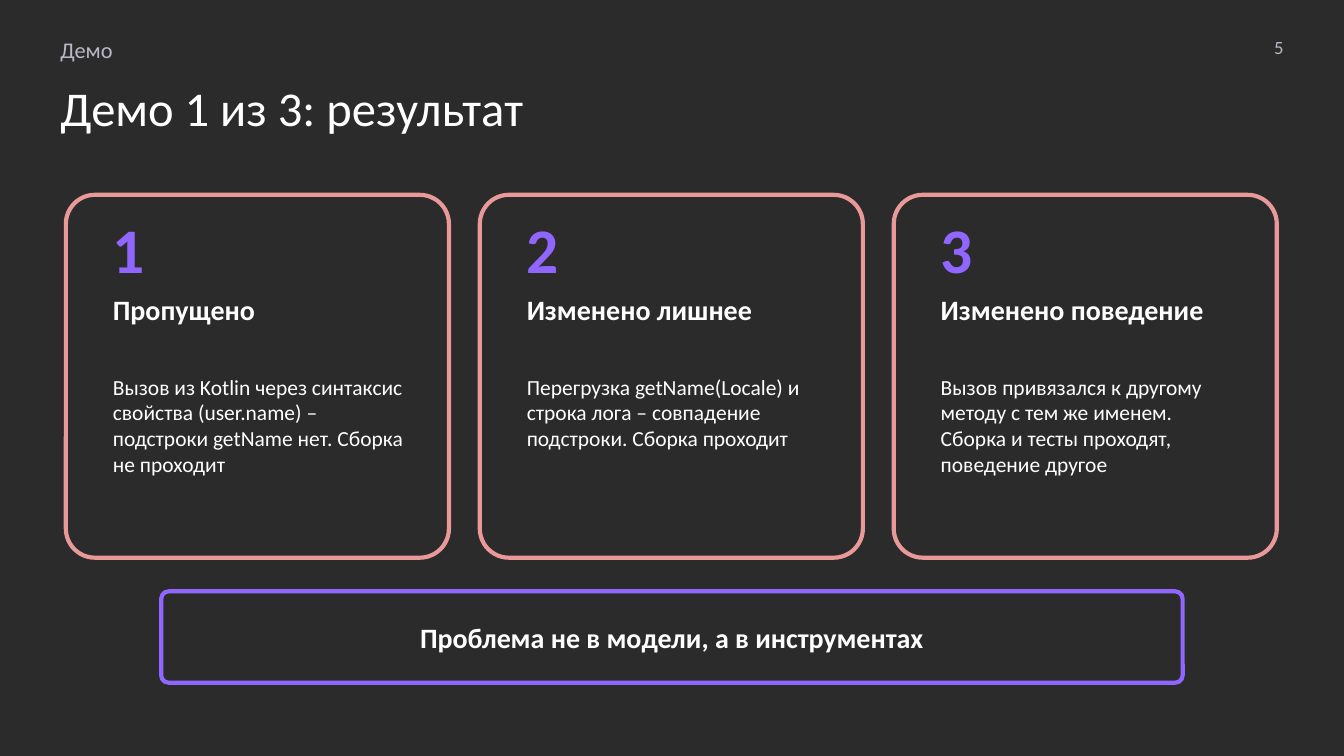
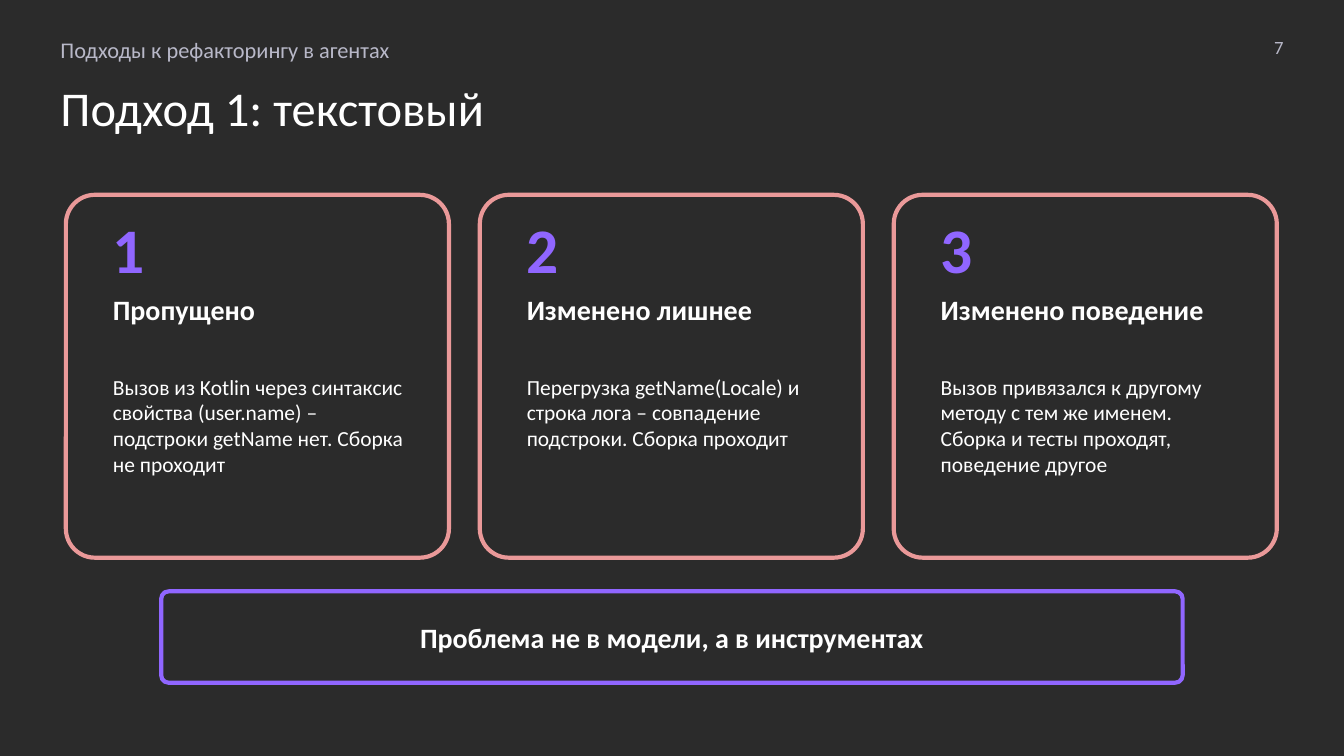
Before and after one commit to MchKosticyn/ide-refactoring-in-ai-agents, a slide deck: slide 7 of Доклад_ Рефакторинг в ИИ-агентах.pptx (slide 5 before the commit). Drawn at 1344x756 pixels with LibreOffice and Linux fonts; fonts in the diff are those of the drawing; background and template pictures are left out; a plain dark background stands for a picture behind light text. Boxes give left, top, right and bottom in pixels: in the first picture for what was removed or moved away, otherwise in the second. Text is boxed around its words. In the diff, an @@ line names an element or a change of style, - is before the commit and + after.

```diff
--- a/Доклад_ Рефакторинг в ИИ-агентах.pptx
+++ b/Доклад_ Рефакторинг в ИИ-агентах.pptx
@@ text at bbox=[60, 43, 389, 62]: text changed @@
-Демо
+Подходы к рефакторингу в агентах
@@ text at bbox=[1274, 42, 1283, 54]: text changed @@
-5
+7
@@ text at bbox=[60, 93, 484, 134]: text changed @@
-Демо 1 из 3: результат
+Подход 1: текстовый
```
Also in this commit, not shown: 22 other slides changed, 2 slides added, 4 slides removed, 2 other files.
